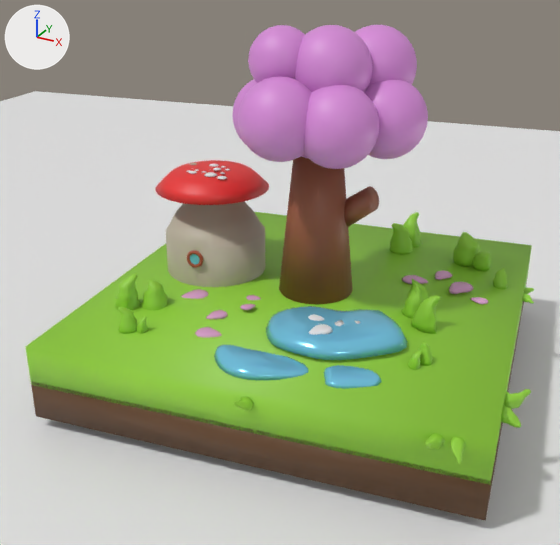
What one commit did to the glTF model Tree_Scene.glb.
Camera for both pictures: a camera (50 mm lens) standing at (1.41, -3.1, 2.07) and looking at (-0.24, -0.09, 0.57). Every picture has the same lights, and +X, +Y and +Z are marked at upper left. The picture after the commit comes second. Where no turn or scale is listed for an object, it has been applied to the vertices.
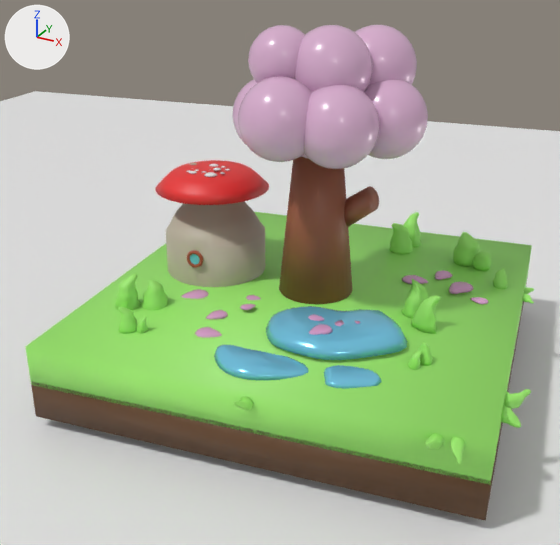
Where the change shows, as pixel boxes [x1, y1, x2, y2] in the pictures (560 x 545 px):
'Cube.001', recoloured
    both: [25, 212, 532, 485]
'Sphere.006', recoloured
    both: [304, 85, 379, 169]
'Sphere.005', recoloured
    both: [238, 76, 312, 162]
'Sphere.008', recoloured
    both: [295, 25, 372, 92]
'Sphere.004', recoloured
    both: [364, 80, 428, 159]
'Sphere.011', recoloured
    both: [355, 25, 417, 85]
'Sphere.007', recoloured
    both: [248, 25, 305, 83]
'Circle.012', recoloured
    both: [411, 295, 441, 334]
'Circle.001', recoloured
    both: [453, 232, 479, 267]
'Circle.014', recoloured
    both: [115, 273, 140, 310]
'Circle.013', recoloured
    both: [142, 280, 167, 310]
'Circle.006', recoloured
    both: [389, 223, 413, 254]
'Circle.011', recoloured
    both: [402, 279, 428, 319]
'Circle.016', recoloured
    both: [118, 307, 137, 334]
'Sphere.001', recoloured
    both: [232, 79, 257, 145]
'Circle.005', recoloured
    both: [403, 212, 422, 247]
'Circle.023', recoloured
    both: [504, 389, 531, 409]
'Circle', recoloured
    both: [473, 251, 491, 271]
'Circle.024', recoloured
    both: [501, 404, 521, 428]
'Circle.033', recoloured
    both: [451, 436, 466, 465]
'Circle.003', recoloured
    both: [417, 342, 433, 366]
'Circle.041', recoloured
    both: [493, 268, 508, 289]
'Circle.034', recoloured
    both: [425, 434, 445, 449]
'Circle.035', recoloured
    both: [233, 397, 254, 411]
'Circle.002', recoloured
    both: [408, 350, 421, 370]
'Circle.015', recoloured
    both: [136, 316, 148, 334]
'Circle.031', recoloured
    both: [522, 294, 534, 303]
'Circle.040', recoloured
    both: [524, 287, 534, 294]
'Circle.051', deleted
    before: [217, 176, 227, 179]
'Sphere', recoloured
    both: [301, 154, 309, 159]

What changed in the scene script:
```text
Change mat_grass:
    mat_grass.base_color: (0.283, 0.622, 0.0413) -> (0.331, 0.815, 0.149)  # green #91cf39 -> green #9ce96c
Change mat_material:
    mat_material.base_color: (0.674, 0.257, 0.677) -> (0.677, 0.42, 0.606)  # pink #d68bd7 -> pink #d7adcc
Change ob_circle_025:
    ob_circle_025: bpy.data.objects.new('Circle.025', me_circle_025) -> bpy.data.objects.new('Circle.025', me_circle_020)
Change ob_circle_028:
    ob_circle_028: bpy.data.objects.new('Circle.028', me_circle_028) -> bpy.data.objects.new('Circle.028', me_circle_020)
Change ob_circle_029:
    ob_circle_029: bpy.data.objects.new('Circle.029', me_circle_029) -> bpy.data.objects.new('Circle.029', me_circle_020)
Change ob_circle_030:
    ob_circle_030: bpy.data.objects.new('Circle.030', me_circle_030) -> bpy.data.objects.new('Circle.030', me_circle_020)
Change ob_circle_044:
    ob_circle_044: bpy.data.objects.new('Circle.044', me_circle_051) -> bpy.data.objects.new('Circle.044', me_circle_050)
Change ob_circle_049:
    ob_circle_049: bpy.data.objects.new('Circle.049', me_circle_056) -> bpy.data.objects.new('Circle.049', me_circle_050)
Remove ob_circle_051:
    ob_circle_051 = bpy.data.objects.new('Circle.051', me_circle_058)
    ob_circle_051.location = (-0.629, 0.009, 0.962)
    ob_circle_051.rotation_euler = (0.0, 0.0, 0.556)  # degrees (0, 0, 32)
    ob_circle_051.scale = (-0.0262, -0.0262, -0.0262)
Change ob_circle_052:
    ob_circle_052: bpy.data.objects.new('Circle.052', me_circle_059) -> bpy.data.objects.new('Circle.052', me_circle_050)
Change ob_circle_053:
    ob_circle_053: bpy.data.objects.new('Circle.053', me_circle_060) -> bpy.data.objects.new('Circle.053', me_circle_050)
Change ob_circle_054:
    ob_circle_054: bpy.data.objects.new('Circle.054', me_circle_061) -> bpy.data.objects.new('Circle.054', me_circle_050)
```
